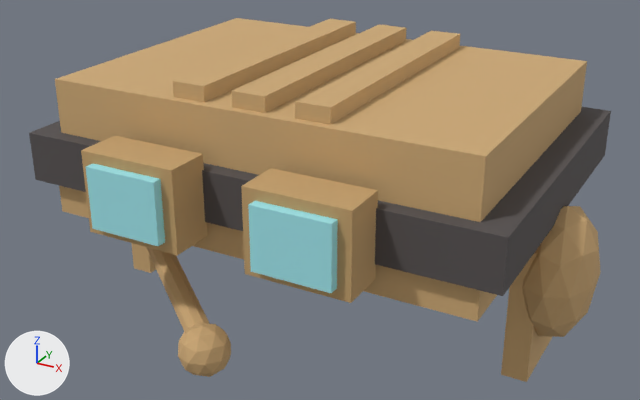
What one commit did to the glTF model public/assets/models/characters/wardrobe/hw-tanker-cap.glb.
Before and after are seen from a 50 mm camera at (0.451, -0.839, 0.511) aimed at (0.005, -0.028, 0.105). Lighting does not change. The marker at lower left points along +X, +Y and +Z. The older version comes first. Vertices at exactly the same position are counted once.

Objects in the first picture: 'REF_tanker'.
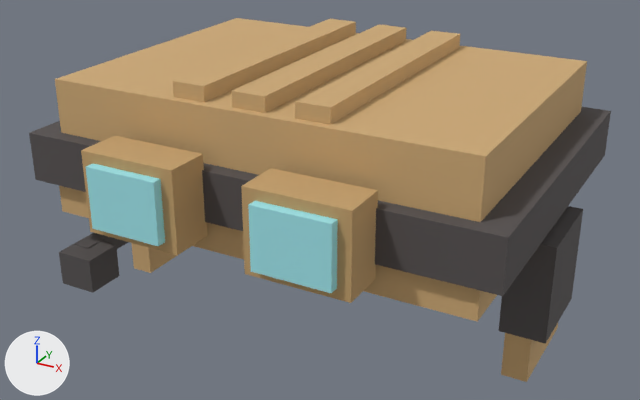
What differs and where, as boxes [x1, y1, x2, y2] in the pictures (640 x 400 px):
part 1 of me_hat_band_008, added
    after: [499, 206, 583, 344]
part 2 of me_hat_band_008, added
    after: [74, 233, 128, 249]
part 3 of me_hat_band_008, added
    after: [59, 241, 119, 293]
part 4 of me_hat_band_008, deleted
    before: [146, 206, 601, 377]

What changed in the scene script:
```text
Add mat_charmat_057:
    mat_charmat_057 = bpy.data.materials.new('charMat.057')
    mat_charmat_057.use_nodes = True; mat_charmat_057.node_tree.nodes.clear()
    _N = mat_charmat_057.node_tree.nodes; _L = mat_charmat_057.node_tree.links
    n0 = _N.new('ShaderNodeBsdfPrincipled'); n0.name = 'Principled BSDF'
    n0.inputs[2].default_value = 0.85  # 'Roughness'
    n1 = _N.new('ShaderNodeOutputMaterial'); n1.name = 'Material Output'
    n2 = _N.new('ShaderNodeVertexColor'); n2.name = 'Color Attribute'
    _L.new(n0.outputs[0], n1.inputs[0])  # 'BSDF' to 'Surface'
    _L.new(n2.outputs[0], n0.inputs[0])  # 'Color' to 'Base Color'
Change me_hat_band_008:
    used by ob_ref_tanker; location = (0.0, 0.0, 0.92)
    remove me_hat_band_008.from_pydata(...)  # 282 vertices, 492 faces; spans x -0.313..0.313, y -0.253..0.198, z -0.963..-0.655
    add me_hat_band_008.from_pydata(...)  # 128 vertices, 192 faces; spans x -0.28..0.28, y -0.245..0.198, z -0.963..-0.655
    me_hat_band_008 part 1: a new loose piece, a box spanning x 0.23..0.28, y -0.047..0.057, z -0.91..-0.8, in mat_charmat_057
    me_hat_band_008 part 2: a new loose piece, a box spanning x -0.236..-0.214, y -0.175..-0.025, z -0.886..-0.864, in mat_charmat_057
    me_hat_band_008 part 3: a new loose piece, a box spanning x -0.238..-0.192, y -0.197..-0.153, z -0.905..-0.865, in mat_charmat_057
    me_hat_band_008 part 4: 6 loose pieces with 186 vertices, spanning x -0.313..0.313, y -0.253..0.062, z -0.938..-0.775, are deleted
    other edits to the shape of me_hat_band_008 do not show in these pictures
    remove me_hat_band_008.materials.append(mat_wardrobevcol)
    add me_hat_band_008.materials.append(mat_charmat_057)
```
